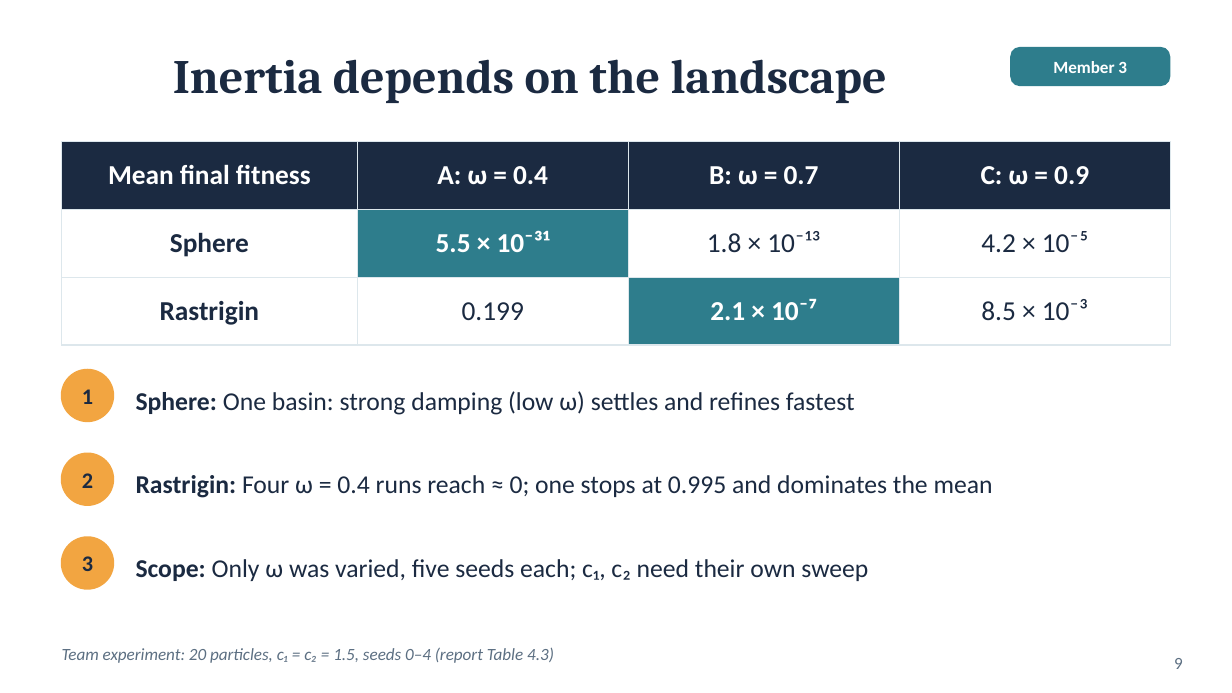
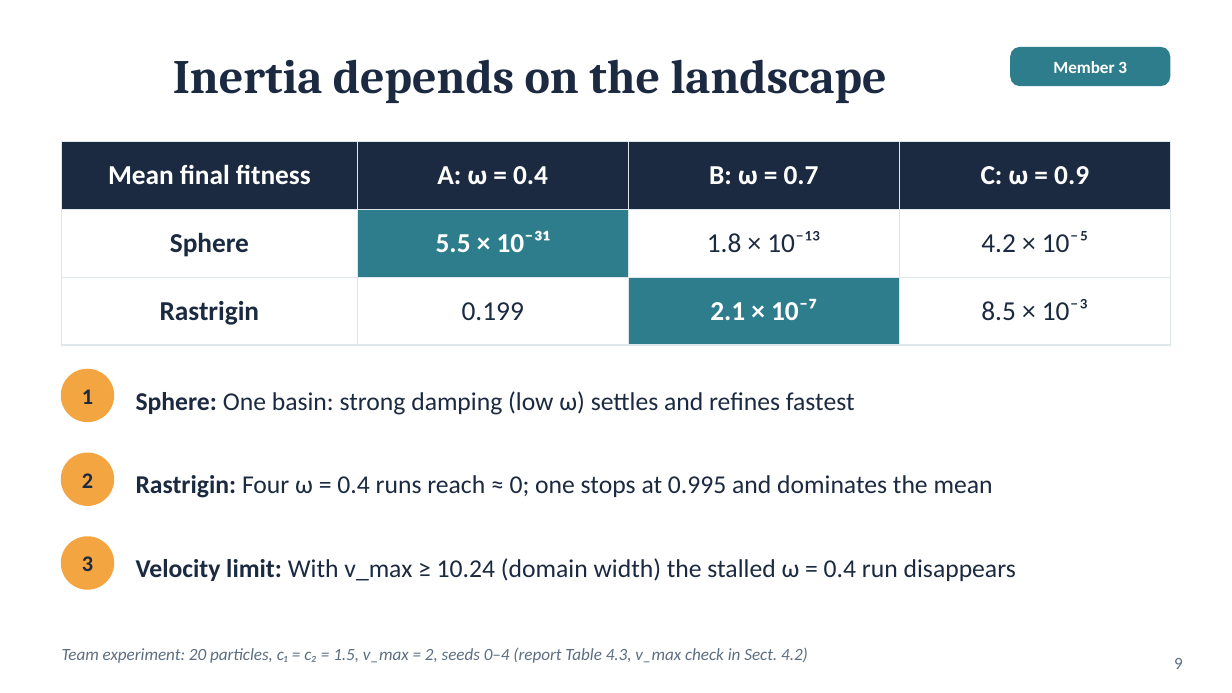
Before and after one commit to huynhhuuphucminh/Seminar-AI, a slide deck: slide 9 of 05_Slide/Slide_Seminar_PSO.pptx. Drawn at 1232x693 pixels with LibreOffice and Linux fonts; fonts in the diff are those of the drawing. Boxes give left, top, right and bottom in pixels: in the first picture for what was removed or moved away, otherwise in the second. Text is boxed around its words. In the diff, an @@ line names an element or a change of style, - is before the commit and + after.

```diff
--- a/05_Slide/Slide_Seminar_PSO.pptx
+++ b/05_Slide/Slide_Seminar_PSO.pptx
@@ text at box(136, 558, 1016, 581): text changed @@
-Scope: Only ω was varied, five seeds each; c₁, c₂ need their own sweep
+Velocity limit: With v_max ≥ 10.24 (domain width) the stalled ω = 0.4 run disappears
@@ text at box(62, 648, 808, 663): text changed @@
-Team experiment: 20 particles, c₁ = c₂ = 1.5, seeds 0–4 (report Table 4.3)
+Team experiment: 20 particles, c₁ = c₂ = 1.5, v_max = 2, seeds 0–4 (report Table 4.3, v_max check in Sect. 4.2)
```
Also in this commit, not shown: 11 other files.
